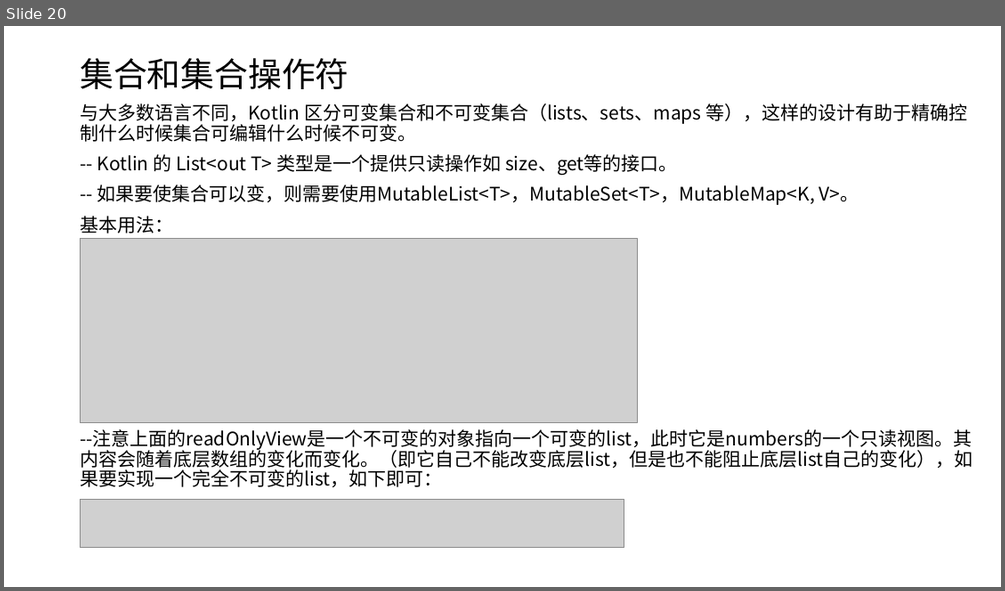
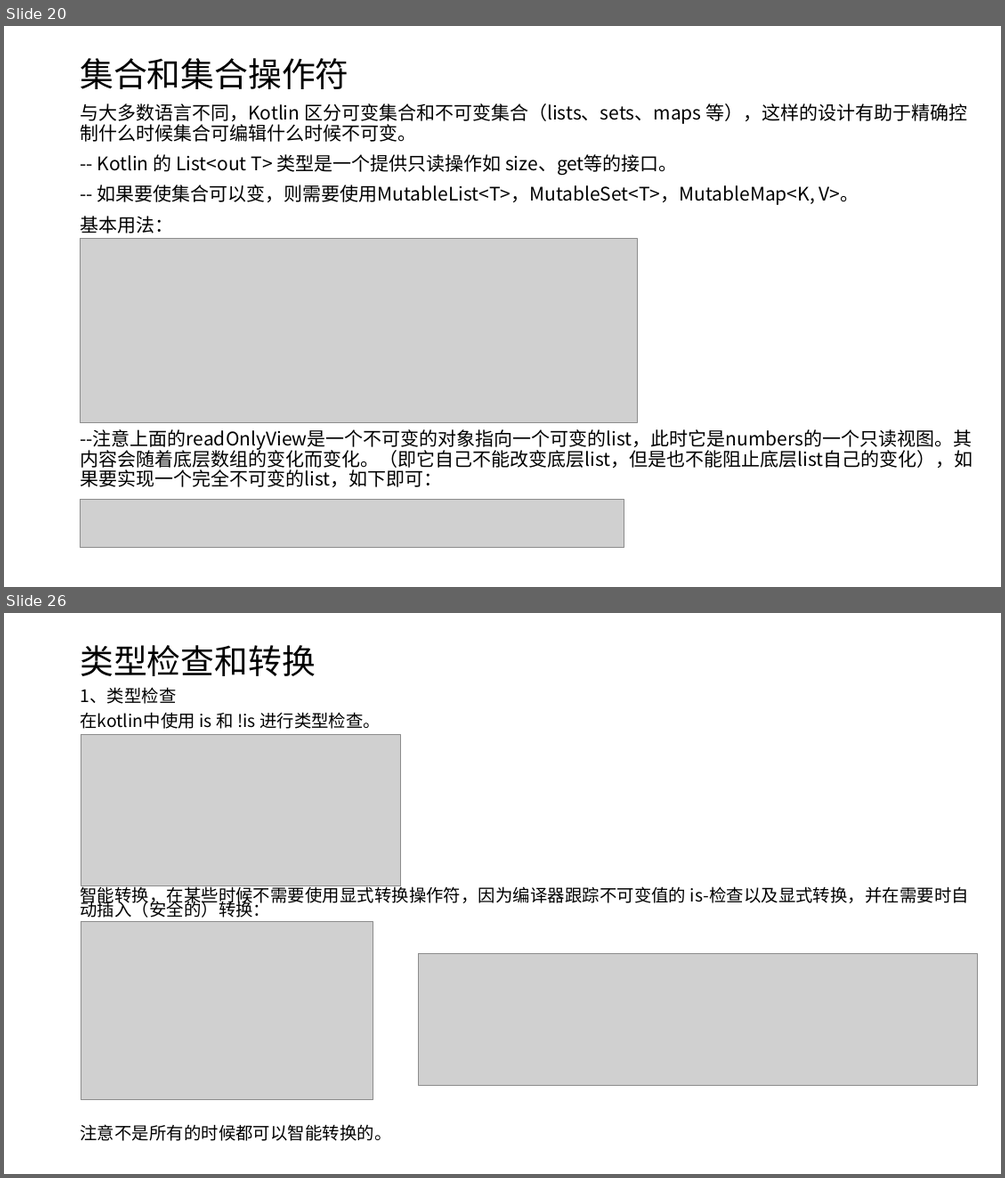
Before and after one commit to shenbibo/KotlinWeather, a slide deck: docs/初探kotlin.pptx. Shown one above the other, each under a label of ours: slide 20 before the commit, slides 20 and 26 after it; the slides between them are not shown. The pictures are 1005x591 and 1005x1178 pixels, drawn with LibreOffice and Linux fonts; fonts in the diff are those of the drawing; grey boxes stand for pictures. Boxes give left, top, right and bottom in pixels: in the first picture for what was removed or moved away, otherwise in the second. Text is boxed around its words. In the diff, an @@ line names an element or a change of style, - is before the commit and + after.

Commit message:
智能转换和表达式

```diff
--- a/docs/初探kotlin.pptx
+++ b/docs/初探kotlin.pptx
@@ slide 26 added at bbox=[4, 613, 1001, 1174], background #FFFFFF @@
@@ title added at bbox=[80, 645, 316, 676], 32.4 pt, text #000000 @@
+类型检查和转换
@@ text added at bbox=[80, 687, 969, 1141], 16.6 pt, text #000000 @@
+1、类型检查
+在kotlin中使用 is 和 !is 进行类型检查。
+智能转换，在某些时候不需要使用显式转换操作符，因为编译器跟踪不可变值的 is-检查以及显式转换，并在需要时自动插入（安全的）转换：
+注意不是所有的时候都可以智能转换的。
@@ picture added at bbox=[81, 734, 400, 886] @@
@@ picture added at bbox=[81, 922, 372, 1100] @@
@@ picture added at bbox=[418, 953, 978, 1085] @@
```
Also in this commit, not shown: 3 slides changed, 5 other slides added, 4 other files.
